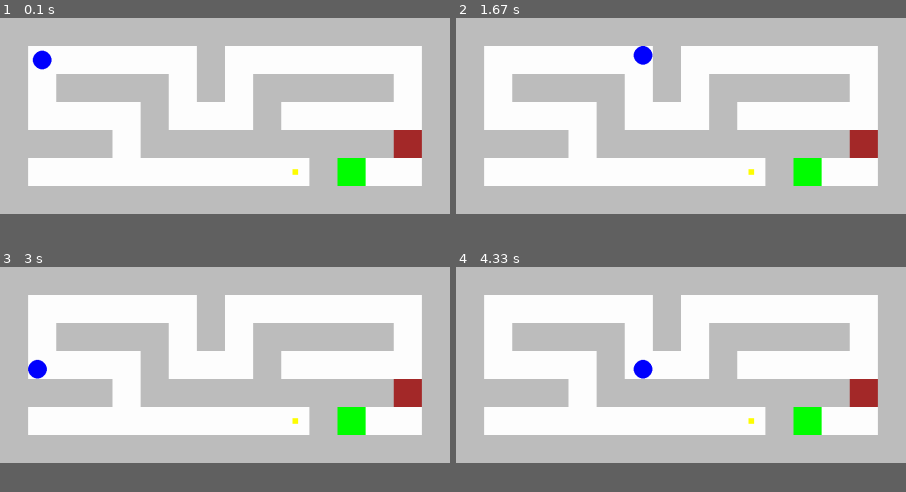
Above: before the commit, frames 1-4 (two rows, left to right).
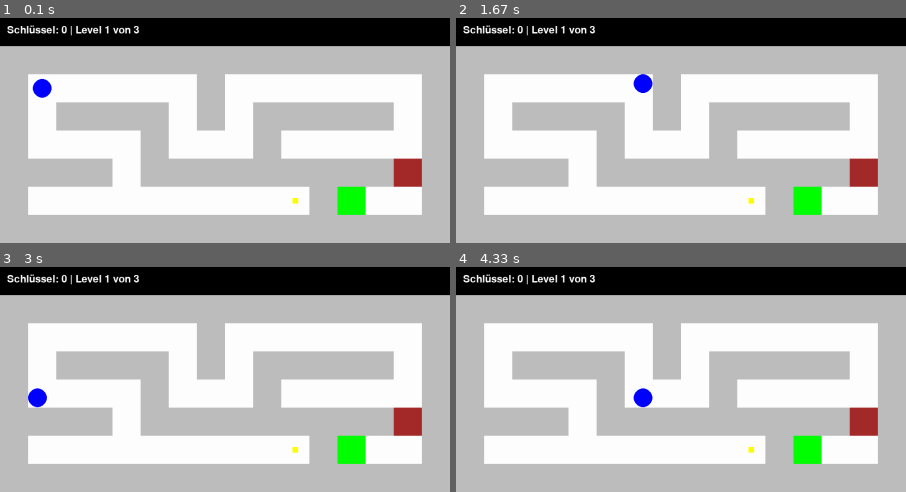
Above: after the commit, the same moments.

Repository: binaerverkehr/pygamece-tutorial
Game: pygame game, started from game.py
Two runs of this game, one before a commit and one after it. Both use one fixed random seed, a clock stepped at 60 frames per second and the inputs below.
Inputs:
- Up to frame 1 (0.1 s): no input
- Up to frame 2 (1.67 s): hold D 0.33-0.8 s; hold W 0.83-1.13 s; hold D 1.17-1.63 s
- Up to frame 3 (3 s): hold A 1.67-2.2 s; hold S 2.23-2.53 s
- Up to frame 4 (4.33 s): hold W 3-3.37 s; hold D 3.4-4.03 s; hold S from 4.07 s (still down)
In our replay, the window is 450x196 before the commit and 450x225 after it. These sizes can differ from the game's own. Grey fills any space a smaller window leaves; there, only what the larger window draws over its background counts as a difference.

The runs differ from the first frame. In frame 1, 64% of the frame differs, in the area x 0-100%, y 0-88%; in frame 2, 64%; in frame 3, 64%; in frame 4, 64%.

Commit message:
Hud erstellt

Diff:
--- a/constants.py
+++ b/constants.py
@@ -2,3 +2,4 @@
 PLAYER_RADIUS = 20
 WINDOW_WIDTH = 1920
 WINDOW_HEIGHT = 1080
+HUD_HEIGHT = 60
--- a/game.py
+++ b/game.py
@@ -1,6 +1,6 @@
 import pygame
 
-from constants import PLAYER_RADIUS, TILE_SIZE, WINDOW_HEIGHT, WINDOW_WIDTH
+from constants import HUD_HEIGHT, PLAYER_RADIUS, TILE_SIZE, WINDOW_HEIGHT, WINDOW_WIDTH
 from level import TEST_LEVELS, Level
 from player import Player
 
@@ -21,7 +21,8 @@
 
         width = self.level.cols * TILE_SIZE
         height = self.level.rows * TILE_SIZE
-        self.window = pygame.display.set_mode((width, height))
+        self.playfield = pygame.Surface((width, height))
+        self.window = pygame.display.set_mode((width, height + HUD_HEIGHT))
 
         player_x = self.level.player_start_x
         player_y = self.level.player_start_y
@@ -30,6 +31,7 @@
         self.won = False
         font = pygame.font.Font(None, 72)
         self.win_text = font.render("Gewonnen!", True, "black")
+        self.hud_font = pygame.font.Font(None, 32)
 
     def move_player(self, dt):
         player = self.player
@@ -105,7 +107,8 @@
         # Fenstergröße an Levelgröße anpassen
         width = self.level.cols * TILE_SIZE
         height = self.level.rows * TILE_SIZE
-        self.window = pygame.display.set_mode((width, height))
+        self.playfield = pygame.Surface((width, height))
+        self.window = pygame.display.set_mode((width, height + HUD_HEIGHT))
 
         # Entities
         self.player = Player(
@@ -137,18 +140,25 @@
     def update(self, dt):
         self.move_player(dt)
 
+    def render_hud(self):
+        text = f"Schlüssel: {self.player.keys} | Level {self.level_index + 1} von {len(self.levels)}"
+        text_surface = self.hud_font.render(text, True, "white")
+        self.window.blit(text_surface, (15, 15))
+
     def render(self):
         # Hintergrund zeichnen
-        self.window.fill("white")
+        self.window.fill("black")
+        self.playfield.fill("white")
 
-        self.level.render(self.window)
-        self.player.render(self.window)
+        self.level.render(self.playfield)
+        self.player.render(self.playfield)
 
         if self.won:
-            text_rect = self.win_text.get_rect(center=self.window.get_rect().center)
-            self.window.blit(self.win_text, text_rect)
+            text_rect = self.win_text.get_rect(center=self.playfield.get_rect().center)
+            self.playfield.blit(self.win_text, text_rect)
 
-        # Display aktualisieren
+        self.window.blit(self.playfield, (0, HUD_HEIGHT))
+        self.render_hud()
         pygame.display.flip()
 
     def run(self):
